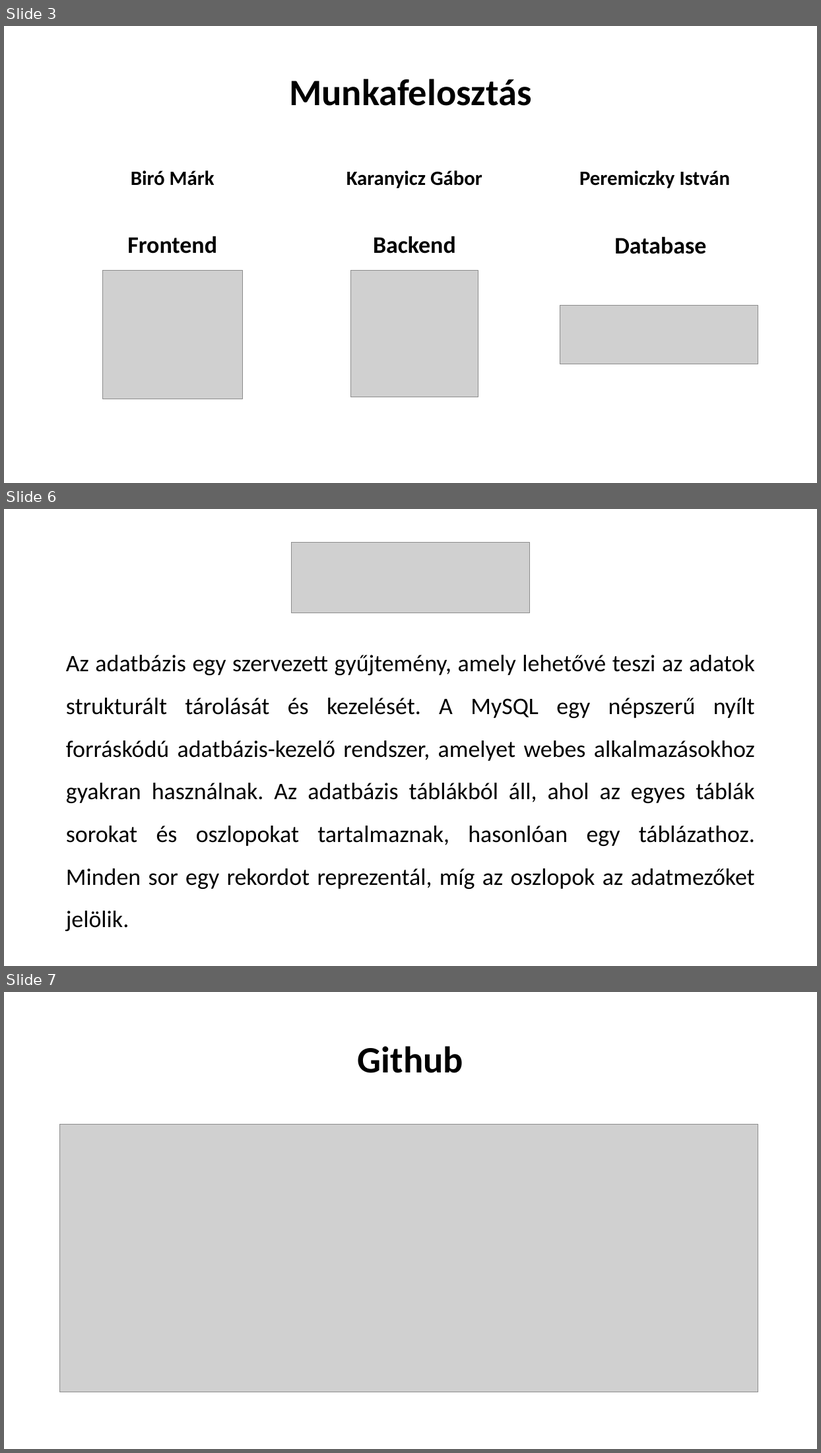
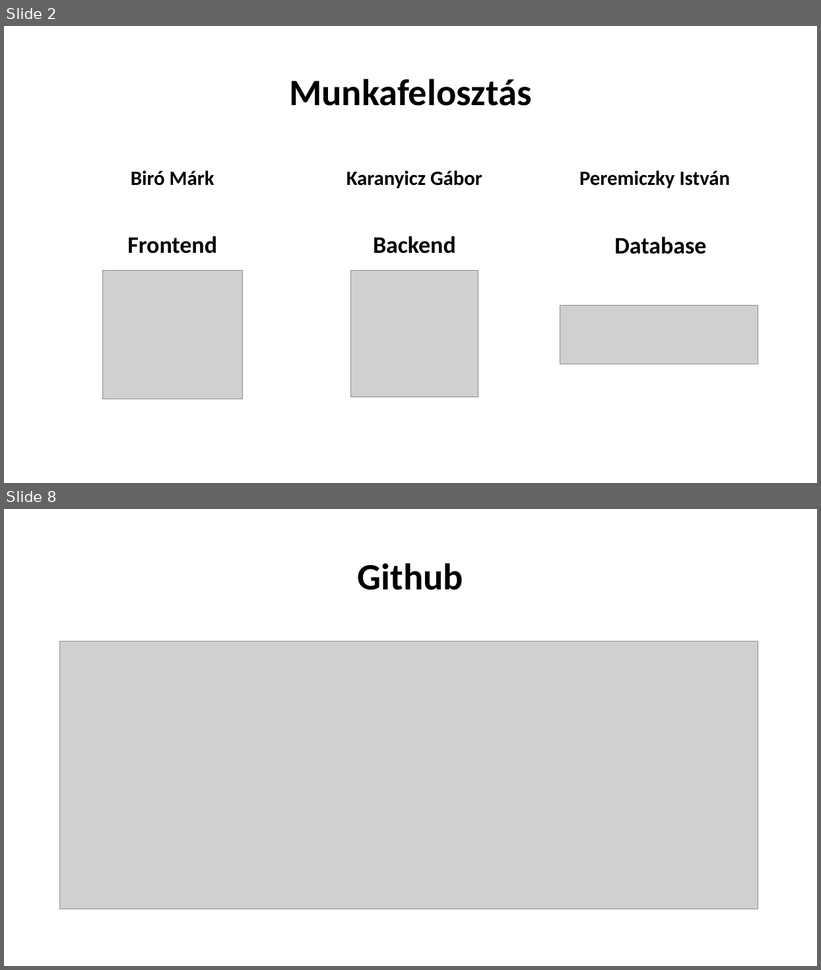
Before and after one commit to KaranyiczGabor/Vizsgaremek, a slide deck: IQInfinity.pptx. Shown one above the other, each under a label of ours: slides 3, 6 and 7 before the commit, slides 2 and 8 after it; the slides between them are not shown. The pictures are 821x1453 and 821x970 pixels, drawn with LibreOffice and Linux fonts; fonts in the diff are those of the drawing; grey boxes stand for pictures. Boxes give left, top, right and bottom in pixels: in the first picture for what was removed or moved away, otherwise in the second. Text is boxed around its words. In the diff, an @@ line names an element or a change of style, - is before the commit and + after.

```diff
--- a/IQInfinity.pptx
+++ b/IQInfinity.pptx
@@ slide 6 removed at box(4, 509, 817, 966), background #FFFFFF @@
@@ picture removed at box(291, 543, 530, 613) @@
@@ text removed at box(66, 655, 755, 931) @@
-Az adatbázis egy szervezett gyűjtemény, amely lehetővé teszi az adatok strukturált tárolását és kezelését. A MySQL egy népszerű nyílt forráskódú adatbázis-kezelő rendszer, amelyet webes alkalmazásokhoz gyakran használnak. Az adatbázis táblákból áll, ahol az egyes táblák sorokat és oszlopokat tartalmaznak, hasonlóan egy táblázathoz. Minden sor egy rekordot reprezentál, míg az oszlopok az adatmezőket jelölik.
@@ what was slide 3 is now slide 2 @@
@@ what was slide 7 is now slide 8 @@
```
Also in this commit, not shown: 2 slides changed, 4 slides added, 2 other slides removed.
